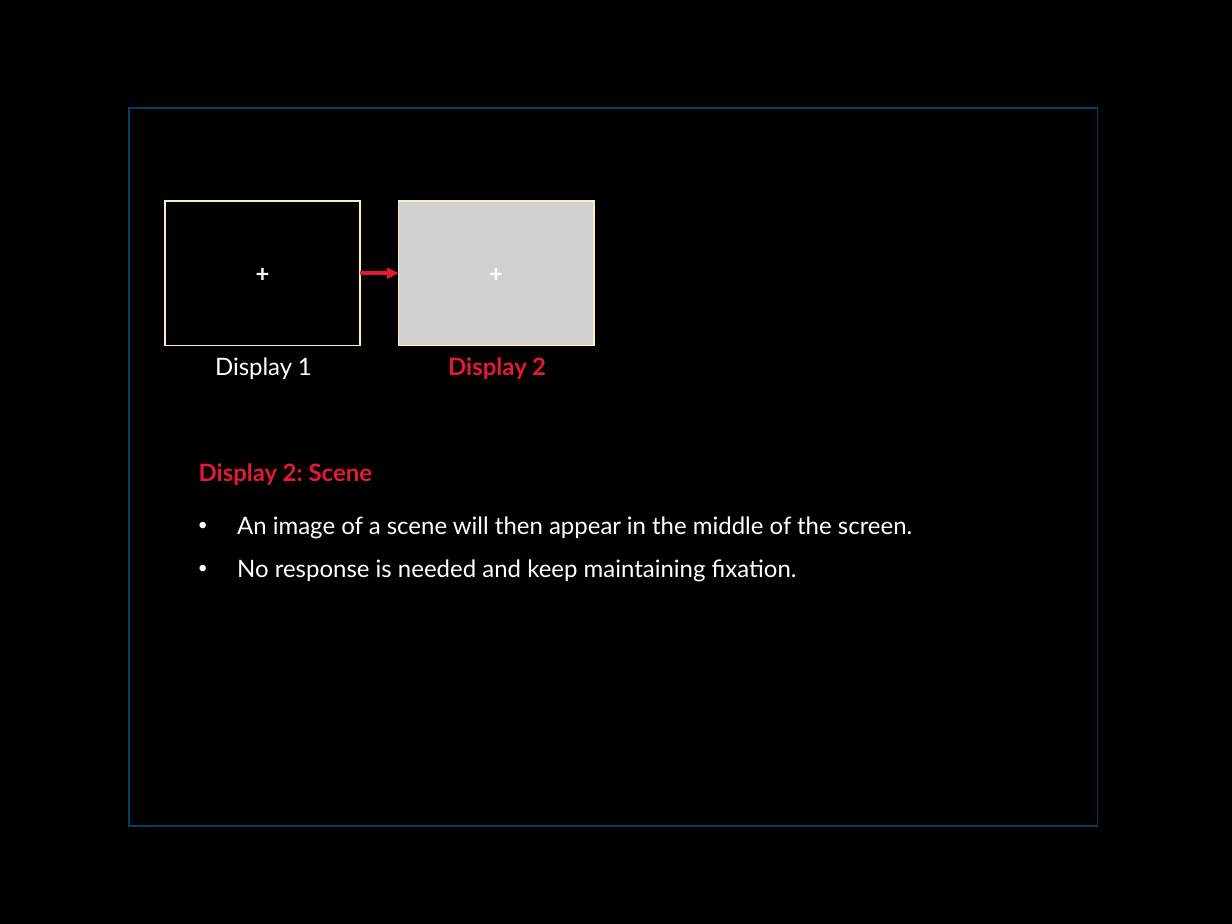
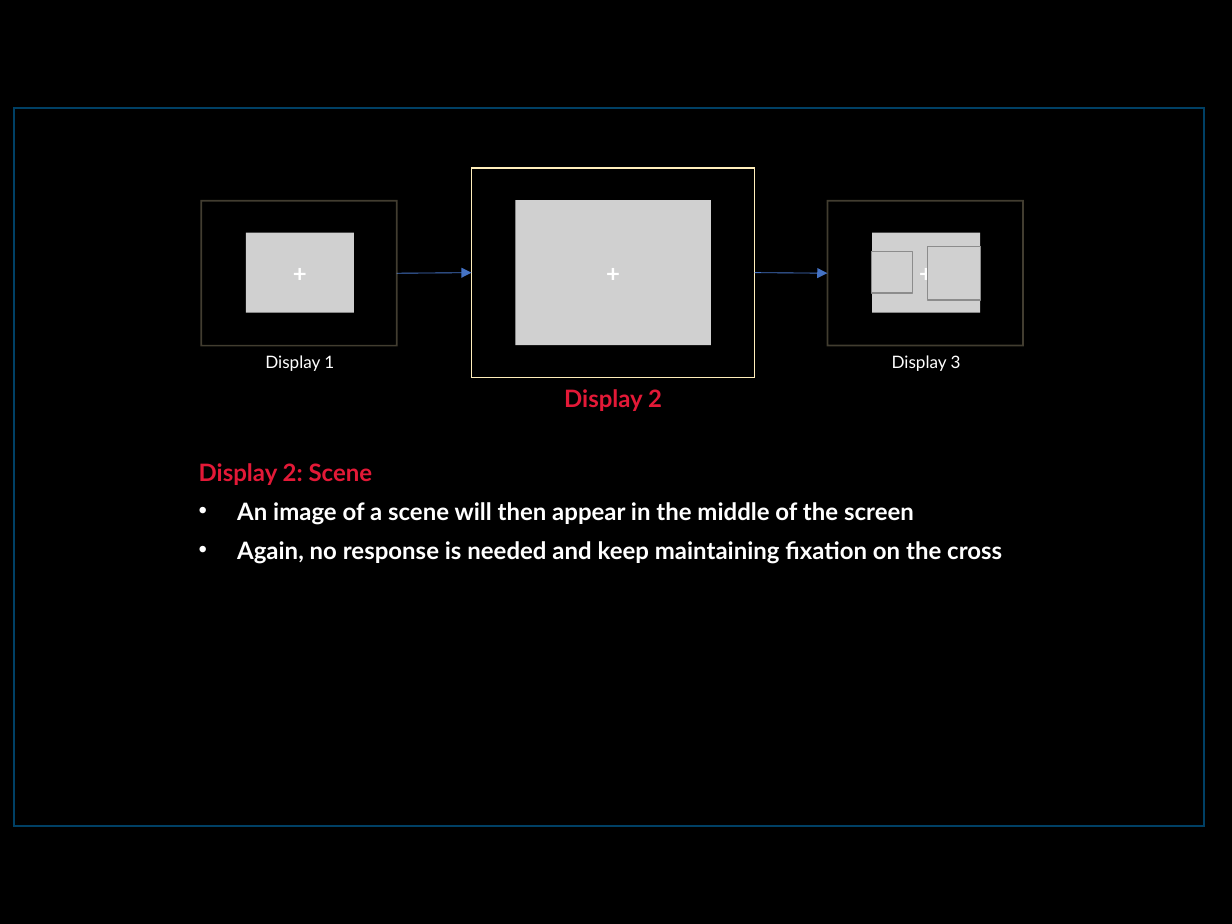
Before and after one commit to josephnah/semantic-scenes_objects_mTurk, a slide deck: slide 3 of static/instructions.pptx. Drawn at 1232x924 pixels with LibreOffice and Linux fonts; fonts in the diff are those of the drawing; grey boxes stand for pictures. Boxes give left, top, right and bottom in pixels: in the first picture for what was removed or moved away, otherwise in the second. Text is boxed around its words. In the diff, an @@ line names an element or a change of style, - is before the commit and + after.

```diff
--- a/static/instructions.pptx
+++ b/static/instructions.pptx
@@ rectangle: place and size @@
-rectangle at <box>129,108,1098,827</box>
+rectangle at <box>15,108,1205,827</box>
@@ rectangle at <box>15,108,1205,827</box>: fill none to #000000 @@
@@ rectangle added at <box>472,168,755,377</box>, outline #FFEEBB 1 pt, 14 pt, text #FFFFFF, bold @@
++
@@ rectangle "+": place and size @@
-rectangle "+" at <box>165,201,361,346</box>
+rectangle "+" at <box>201,201,397,346</box>
@@ picture "+": place and size @@
-picture "+" at <box>398,201,594,346</box>
+picture "+" at <box>515,201,711,346</box>
@@ rectangle added at <box>828,201,1024,346</box>, outline #FFEEBB 1 pt, 14 pt, text #FFFFFF, bold @@
++
@@ picture added at <box>245,233,354,313</box>, 14 pt, text #FFFFFF, bold @@
++
@@ picture added at <box>872,233,981,313</box>, 14 pt, text #FFFFFF, bold @@
++
@@ picture added at <box>871,251,913,293</box> @@
@@ picture added at <box>928,246,982,301</box> @@
@@ arrow moved from (361, 274) - (398, 274) to (397, 274) - (472, 272) @@
@@ arrow (397, 274) - (472, 272): stroke #E31937 2.25 pt to #4472C4 0.5 pt @@
@@ arrow added from (755, 272) to (828, 274), #4472C4 0.5 pt @@
@@ text "Display 1": place and size @@
-text "Display 1" at <box>215,357,312,379</box>
+text "Display 1" at <box>265,355,334,371</box>
@@ text "Display 1" at <box>265,355,334,371</box>: size 14 to 10 pt @@
@@ text added at <box>892,355,961,371</box>, 10 pt, text #FFFFFF @@
+Display 3
@@ text "Display 2": place and size @@
-text "Display 2" at <box>448,357,546,379</box>
+text "Display 2" at <box>564,389,662,411</box>
@@ text at <box>237,502,1002,564</box>: text changed; bold on @@
-• An image of a scene will then appear in the middle of the screen.
-• No response is needed and keep maintaining fixation.
+• An image of a scene will then appear in the middle of the screen
+• Again, no response is needed and keep maintaining fixation on the cross
```
Also in this commit, not shown: 3 other slides changed, 3 slides added, 8 slides removed.
